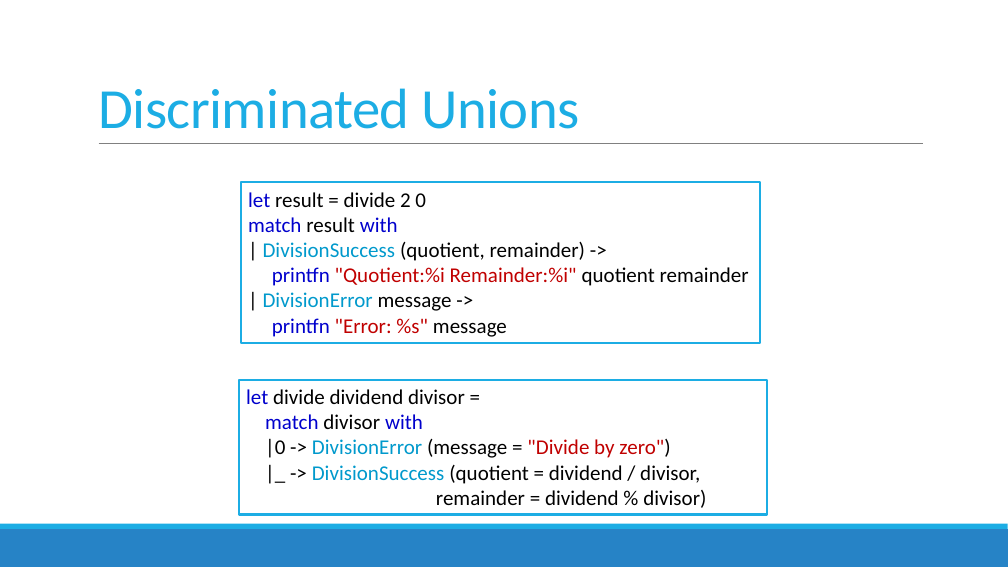
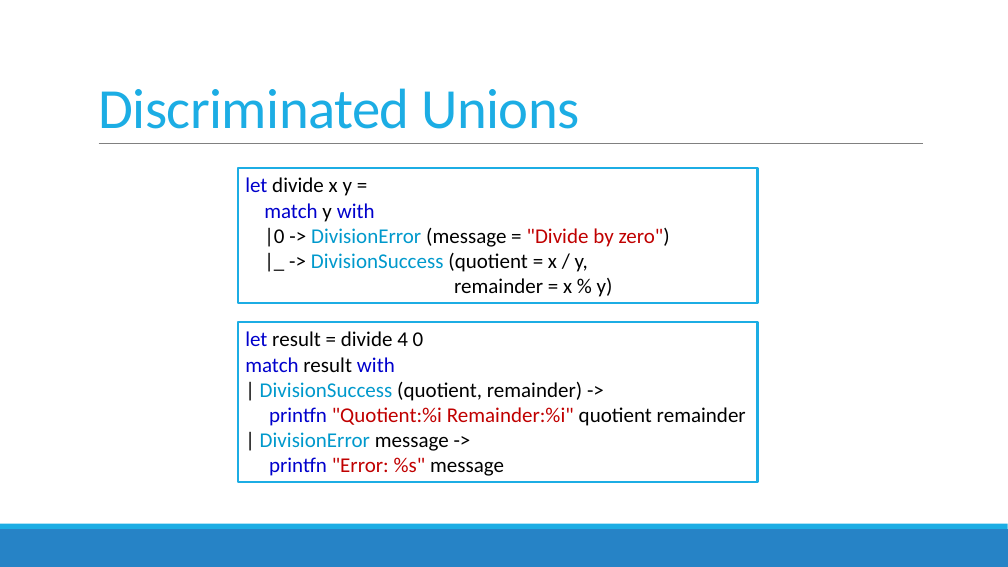
Before and after one commit to featuresnap/fsharpworkshop, a slide deck: slide 37 of FSharpWorkshop_Slides.pptx (slide 44 before the commit). Drawn at 1008x567 pixels with LibreOffice and Linux fonts; fonts in the diff are those of the drawing. Boxes give left, top, right and bottom in pixels: in the first picture for what was removed or moved away, otherwise in the second. Text is boxed around its words. In the diff, an @@ line names an element or a change of style, - is before the commit and + after.

```diff
--- a/FSharpWorkshop_Slides.pptx
+++ b/FSharpWorkshop_Slides.pptx
@@ rectangle "let divide x y =": place and size @@
-rectangle "let divide x y =" at (239, 380, 768, 514)
+rectangle "let divide x y =" at (238, 169, 758, 303)
@@ text in rectangle at (245, 177, 375, 222): text changed; text colour #000000 to #0000CC @@
-let divide dividend divisor =
-match divisor with
+let divide x y =
+match y with
@@ text in rectangle at (311, 253, 613, 297): text changed @@
-|_ -> DivisionSuccess (quotient = dividend / divisor,
-remainder = dividend % divisor)
+|_ -> DivisionSuccess (quotient = x / y,
+remainder = x % y)
@@ rectangle "let result = divide 4 ...": place and size @@
-rectangle "let result = divide 4 ..." at (240, 182, 760, 343)
+rectangle "let result = divide 4 ..." at (238, 322, 758, 482)
@@ text in rectangle at (245, 331, 424, 346): text changed @@
-let result = divide 2 0
+let result = divide 4 0
```
Also in this commit, not shown: 20 other slides changed, 1 slide added, 13 slides removed, 1 other file.
